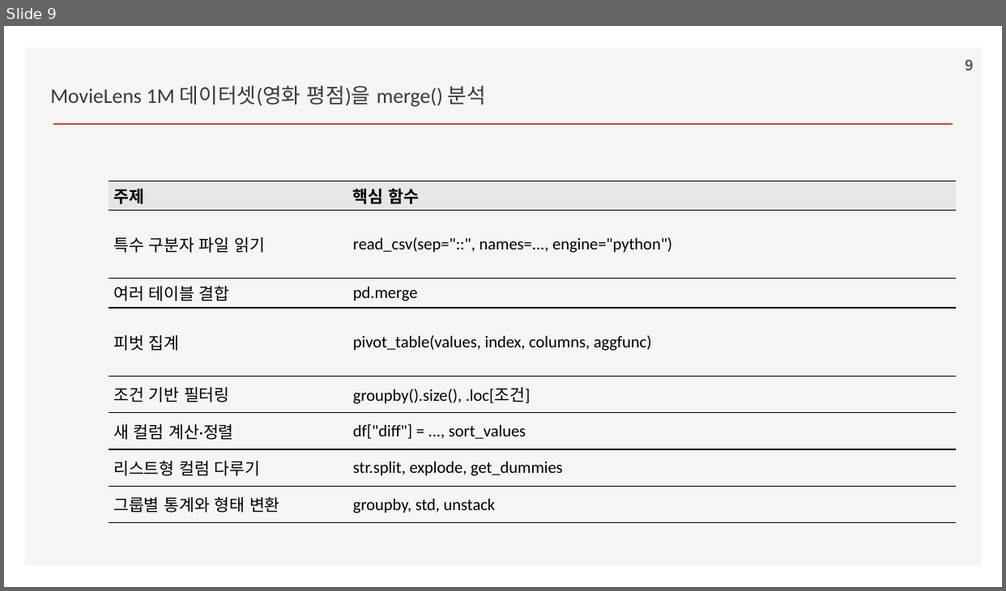
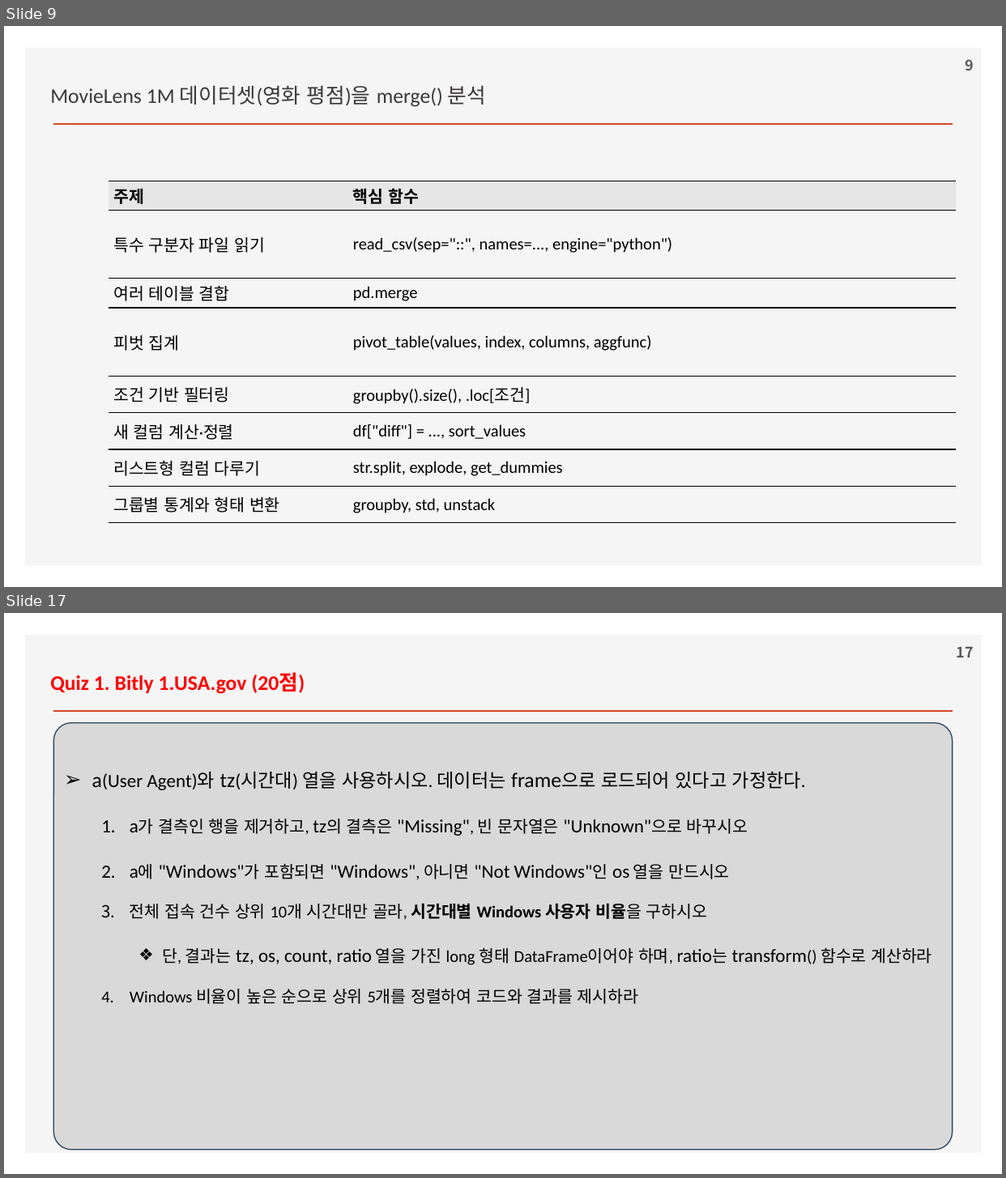
Before and after one commit to ancestor9/2026_Fall_Application-Deployment, a slide deck: 20261106/python for data analysis.pptx. Shown one above the other, each under a label of ours: slide 9 before the commit, slides 9 and 17 after it; the slides between them are not shown. The pictures are 1006x591 and 1006x1178 pixels, drawn with LibreOffice and Linux fonts; fonts in the diff are those of the drawing; background and template pictures are left out. Boxes give left, top, right and bottom in pixels: in the first picture for what was removed or moved away, otherwise in the second. Text is boxed around its words. In the diff, an @@ line names an element or a change of style, - is before the commit and + after.

```diff
--- a/20261106/python for data analysis.pptx
+++ b/20261106/python for data analysis.pptx
@@ slide 17 added at [4,613,1002,1174], background #FFFFFF; not listed: 2 template elements that a slide beside it also shows @@
@@ page number added at [956,646,973,658], 14 pt, text #595959, bold @@
+17
@@ text added at [50,673,305,694], 20 pt, text #FF0000, bold @@
+Quiz 1. Bitly 1.USA.gov (20점)
@@ rounded rectangle added at [53,723,952,1150], fill #D9D9D9, outline #28445D 1 pt @@
@@ text added at [92,772,931,1004], 16 pt, text #000000 @@
+➢ a(User Agent)와 tz(시간대) 열을 사용하시오. 데이터는 frame으로 로드되어 있다고 가정한다.
+  1. a가 결측인 행을 제거하고, tz의 결측은 "Missing", 빈 문자열은 "Unknown"으로 바꾸시오
+  2. a에 "Windows"가 포함되면 "Windows", 아니면 "Not Windows"인 os 열을 만드시오
+  3. 전체 접속 건수 상위 10개 시간대만 골라, 시간대별 Windows 사용자 비율을 구하시오
+    ❖ 단, 결과는 tz, os, count, ratio 열을 가진 long 형태 DataFrame이어야 하며, ratio는 transform() 함수로 계산하라
+  4. Windows 비율이 높은 순으로 상위 5개를 정렬하여 코드와 결과를 제시하라
```
Also in this commit, not shown: 2 slides changed, 11 other slides added.
